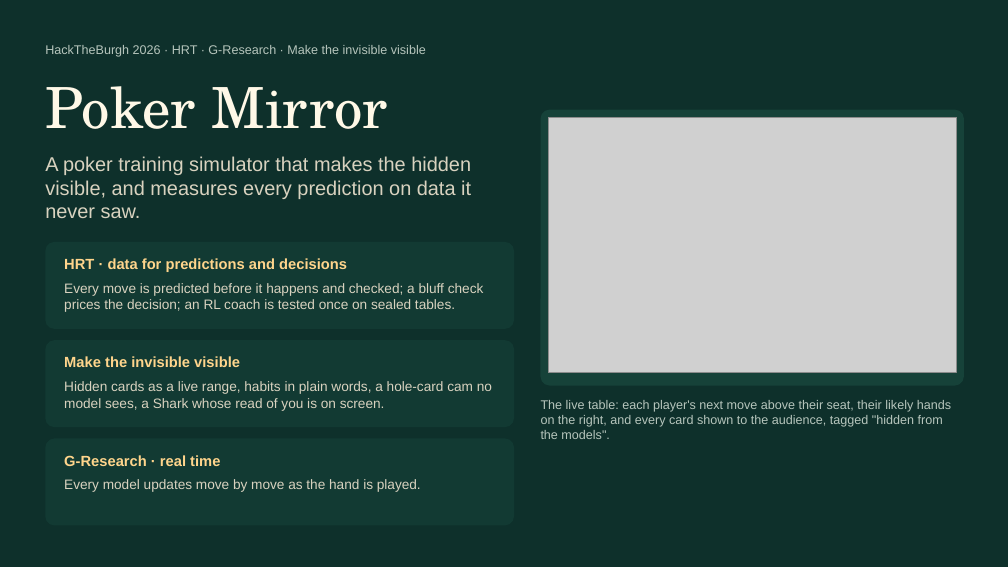
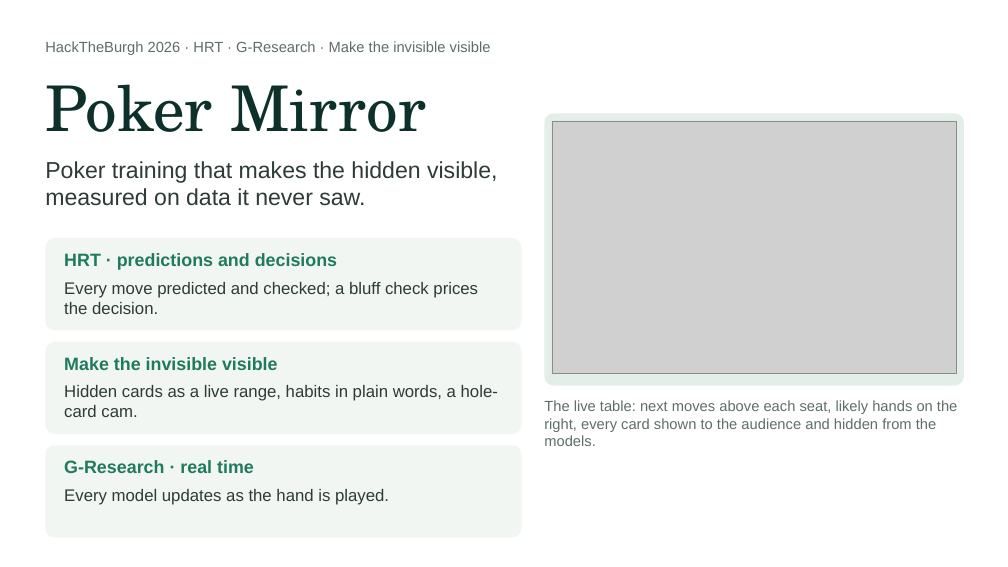
Before and after one commit to Aikk01/HackTheBurgh, a slide deck: slide 1 of docs/slides/PokerMirror.pptx. Drawn at 1008x567 pixels with LibreOffice and Linux fonts; fonts in the diff are those of the drawing; grey boxes stand for pictures. Boxes give left, top, right and bottom in pixels: in the first picture for what was removed or moved away, otherwise in the second. Text is boxed around its words. In the diff, an @@ line names an element or a change of style, - is before the commit and + after.

```diff
--- a/docs/slides/PokerMirror.pptx
+++ b/docs/slides/PokerMirror.pptx
@@ background #0E302B to #FFFFFF @@
@@ text "HackTheBurgh 2026 · HRT · ..." at [45,41,491,55]: size 12 to 14 pt, text colour #B6C5BC to #5E6E68 @@
@@ text "Poker Mirror" at [45,84,426,132]: size 54 to 60 pt, text colour #FFF8E7 to #0E302B @@
@@ rounded rectangle at [544,113,964,386]: fill #164239 to #E4EEE9 @@
@@ picture: place and size @@
-picture at [548,117,957,373]
+picture at [552,121,957,374]
@@ text at [45,161,497,206]: text changed; size 19 to 22 pt; text colour #D8D2BF to #2E3B37 @@
-A poker training simulator that makes the hidden visible, and measures every prediction on data it never saw.
+Poker training that makes the hidden visible, measured on data it never saw.
@@ rounded rectangle: place and size @@
-rounded rectangle at [45,242,514,329]
+rounded rectangle at [45,238,522,330]
@@ text at [64,253,337,270]: text changed; size 14 to 17 pt; text colour #FFD58C to #1F7A5E @@
-HRT · data for predictions and decisions
+HRT · predictions and decisions
@@ text at [64,282,478,314]: text changed; size 13 to 16 pt; text colour #D8D2BF to #2E3B37 @@
-Every move is predicted before it happens and checked; a bluff check prices the decision; an RL coach is tested once on sealed tables.
+Every move predicted and checked; a bluff check prices the decision.
@@ rounded rectangle: place and size @@
-rounded rectangle at [45,340,514,427]
+rounded rectangle at [45,342,522,434]
@@ text "Make the invisible visible" at [64,357,278,370]: size 14 to 17 pt, text colour #FFD58C to #1F7A5E @@
@@ text at [64,385,498,417]: text changed; size 13 to 16 pt; text colour #D8D2BF to #2E3B37 @@
-Hidden cards as a live range, habits in plain words, a hole-card cam no model sees, a Shark whose read of you is on screen.
+Hidden cards as a live range, habits in plain words, a hole-card cam.
@@ text at [544,400,957,446]: text changed; size 12 to 14 pt; text colour #B6C5BC to #5E6E68 @@
-The live table: each player's next move above their seat, their likely hands on the right, and every card shown to the audience, tagged "hidden from the models".
+The live table: next moves above each seat, likely hands on the right, every card shown to the audience and hidden from the models.
@@ fill #123A33 to #F1F6F3; proportions changed in 3 elements at [45,238,522,330], [45,342,522,434], [45,445,522,538] @@
@@ rounded rectangle: place and size @@
-rounded rectangle at [45,439,514,526]
+rounded rectangle at [45,445,522,538]
@@ text "G-Research · real time" at [64,460,254,473]: size 14 to 17 pt, text colour #FFD58C to #1F7A5E @@
@@ text at [64,489,389,505]: text changed; size 13 to 16 pt; text colour #D8D2BF to #2E3B37 @@
-Every model updates move by move as the hand is played.
+Every model updates as the hand is played.
```
Also in this commit, not shown: 4 other slides changed, 1 other file.
